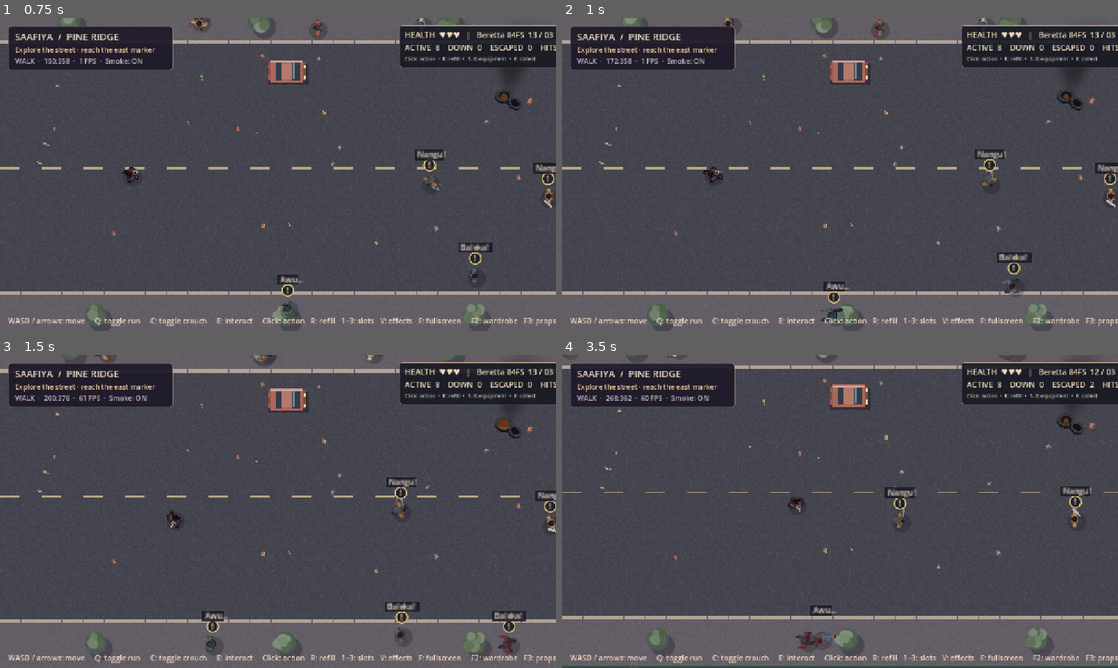
Above: before the commit, frames 1-4 (two rows, left to right).
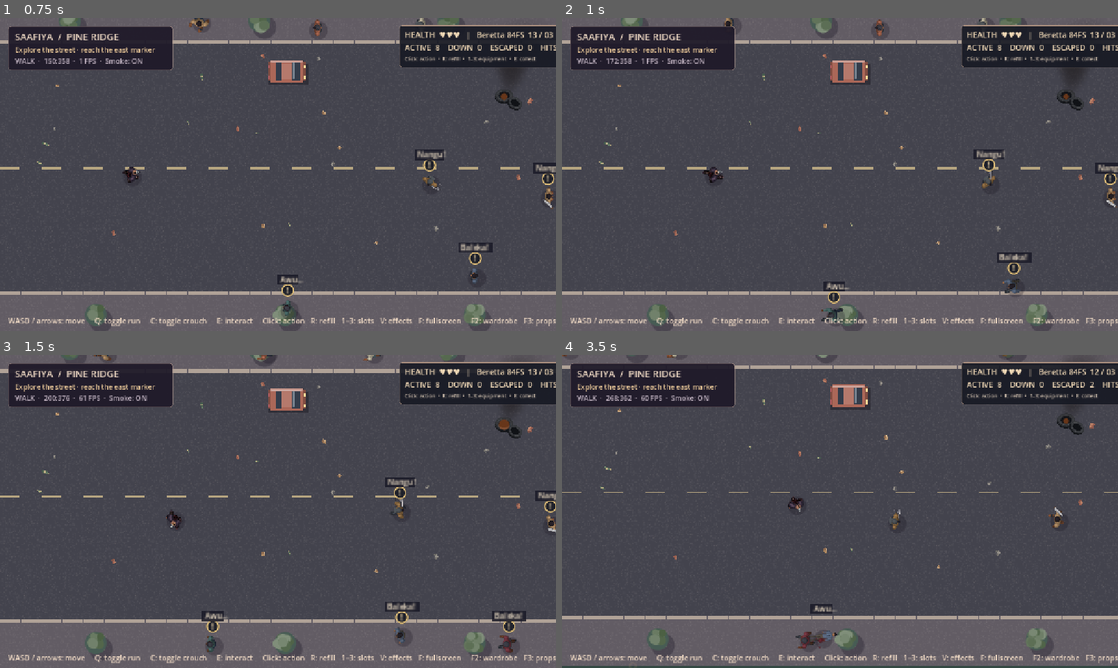
Above: after the commit, the same moments.

Repository: cryogenized-spec/Pineridge-Crisis-Saafiya-s-Revenge
Game: Godot game, scene res://scenes/main.tscn
Two runs of this game, one before a commit and one after it. Both use one fixed random seed, a clock stepped at 60 frames per second and the inputs below.
Inputs (mouse positions are in pixels of both pictures, inside the frame that each line leads up to):
- Up to frame 1 (0.75 s): tap Enter at 0.5 s; move the mouse to (400, 158) at 0.52 s; hold Right from 0.53 s (still down); tap 1 at 0.6 s; click (400, 158) at 0.67 s
- Up to frame 2 (1 s): keep holding Right
- Up to frame 3 (1.5 s): move the mouse to (166, 527) at 1.27 s; release Right at 1.28 s; hold Down from 1.28 s (still down); tap 2 at 1.35 s
- Up to frame 4 (3.5 s): move the mouse to (895, 442) at 2.02 s; release Down at 2.03 s; hold Right 2.03-2.78 s; tap 3 at 2.1 s; move the mouse to (812, 574) at 2.77 s; hold Up from 2.78 s (still down); tap 4 at 2.85 s; click (812, 574) at 2.92 s

Frame 1 is identical in both runs. In frame 2, 0.2% of the frame differs, in the area x 74-100%, y 42-61%; in frame 3, 0.2%; in frame 4, 0.8%, in the area x 44-96%, y 42-94%.

Commit message:
Prevent repeated-shot stun locks and free NPCs from scenery overlaps

Diff:
--- a/scripts/encounter.gd
+++ b/scripts/encounter.gd
@@ -164,15 +164,18 @@
 		if body.position.distance_to(at) > HEARING_RADIUS:
 			continue
 		var feedback: Node2D = enemy["feedback"]
+		var first_alarm: bool = not bool(enemy["alerted"])
 		enemy["alerted"] = true
-		enemy["startle"] = rng.randf_range(0.18,0.42)
-		var kind: String = enemy["kind"]
-		var runs := kind == "runner" or ((kind == "brick" or kind == "slingshot") and rng.randf() < 0.55) or (kind == "knife" and rng.randf() < 0.22)
-		if runs:
-			start_enemy_escape(enemy)
-		else:
-			feedback.show_alert("!")
-			feedback.show_caption("Nangu!")
+		# A second or third gunshot cannot indefinitely freeze an enemy.
+		if first_alarm:
+			enemy["startle"] = rng.randf_range(0.18,0.36)
+			var kind: String = enemy["kind"]
+			var runs: bool = kind == "runner" or ((kind == "brick" or kind == "slingshot") and rng.randf() < 0.55) or (kind == "knife" and rng.randf() < 0.22)
+			if runs:
+				start_enemy_escape(enemy)
+			else:
+				feedback.show_alert("!")
+				feedback.show_caption("Nangu!")
 		alarms += 1
 	if alarms > 0 and shout_cooldown <= 0.0:
 		audio.play_cue("crowd_shout")
@@ -223,7 +226,10 @@
 	var lane: float = state["escape_lane"]
 	var lateral := clampf(lane-body.position.y,-speed*0.42*delta,speed*0.42*delta)
 	var next_y := body.position+Vector2(0,lateral)
-	if not street.blocked(next_y,5.0):
+	# Some legacy pedestrian starting positions overlap scenic car blockers.
+	# Let them step out of an existing overlap towards the open escape lane.
+	var trapped: bool = street.blocked(start,5.0)
+	if not street.blocked(next_y,5.0) or (trapped and absf(lane-next_y.y) < absf(lane-start.y)):
 		body.position = next_y
 	var x_step := clampf(x_target-body.position.x,-speed*delta,speed*delta)
 	var next_x := body.position+Vector2(x_step,0)
@@ -732,6 +738,9 @@
 	assert(gunfire_events == 1)
 	assert(bool(bystanders[0]["panicked"]))
 	assert(bool(actors[0]["alerted"]))
+	var first_startle: float = actors[0]["startle"]
+	on_gunfire(avatar.position)
+	assert(is_equal_approx(float(actors[0]["startle"]),first_startle))
 	var escaping: Dictionary = bystanders[0]
 	escaping["hesitation"] = 0.0
 	escaping["body"].position = Vector2(12,184)
@@ -740,6 +749,15 @@
 	assert(bool(escaping["escaped"]))
 	assert(escaping["body"].position.x < 0.0)
 	assert(escaped_count >= 1)
+	# Even pedestrians placed inside an old car obstacle can exit its bounds.
+	var obstructed: Dictionary = bystanders[6]
+	var obstructed_body: Actor = obstructed["body"]
+	assert(street.blocked(obstructed_body.position,5.0))
+	start_bystander_escape(obstructed)
+	obstructed["hesitation"]=0.0
+	var starting_y: float=obstructed_body.position.y
+	advance_escape(obstructed,0.2)
+	assert(obstructed_body.position.y > starting_y)
 	var foe: Dictionary=actors[0]
 	hit_enemy(foe,1)
 	assert(int(foe["hp"])==1)
